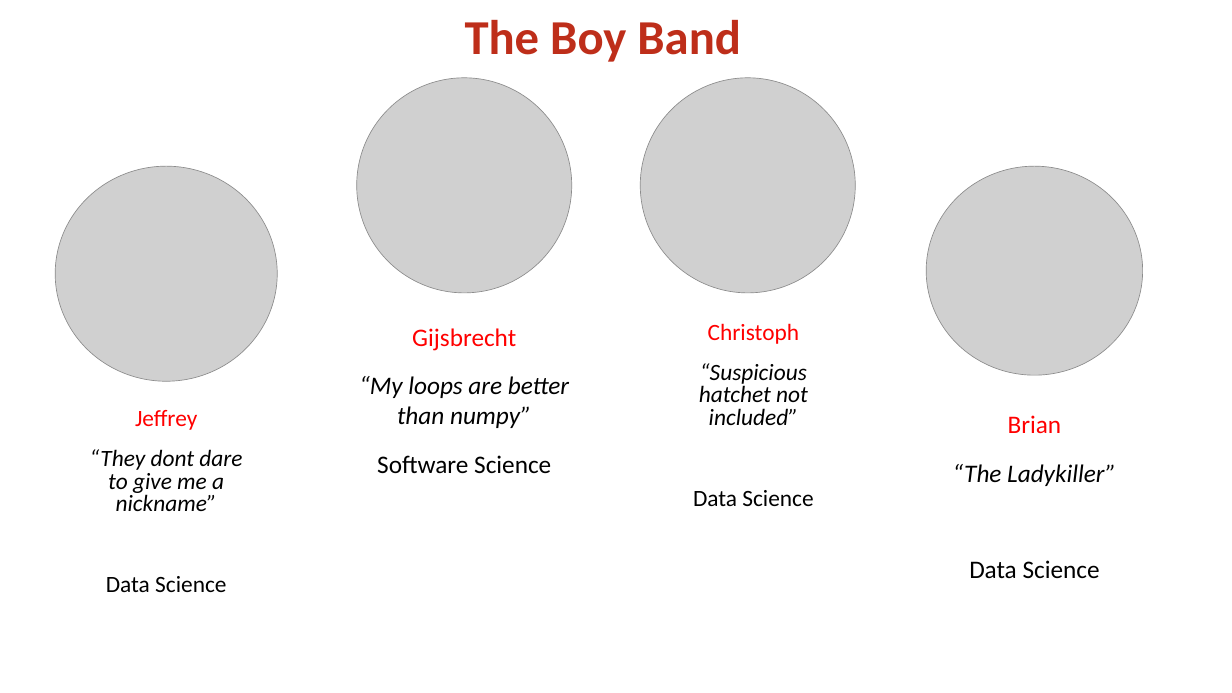
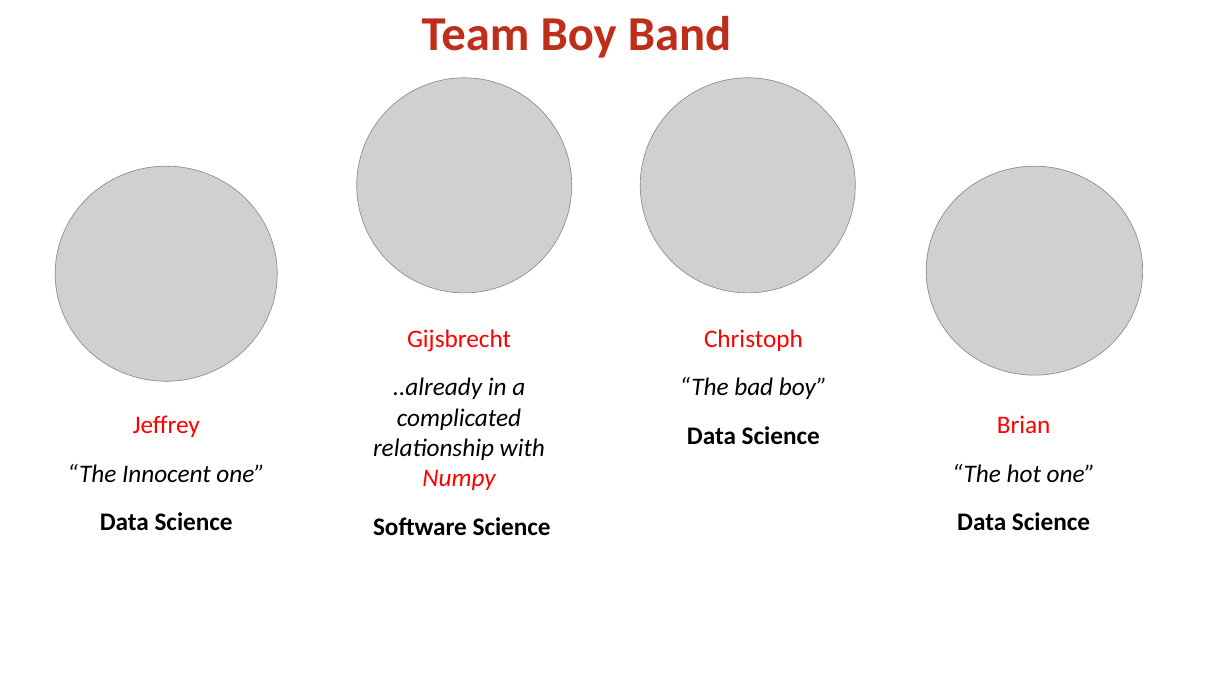
Before and after one commit to jeffluppes/ISMI2018, a slide deck: slide 2 of Project/Presentation/Mid_term_presentation.pptx. Drawn at 1232x693 pixels with LibreOffice and Linux fonts; fonts in the diff are those of the drawing; grey boxes stand for pictures; background and template pictures are left out. Boxes give left, top, right and bottom in pixels: in the first picture for what was removed or moved away, otherwise in the second. Text is boxed around its words. In the diff, an @@ line names an element or a change of style, - is before the commit and + after.

Commit message:
Updated presentation

```diff
--- a/Project/Presentation/Mid_term_presentation.pptx
+++ b/Project/Presentation/Mid_term_presentation.pptx
@@ title at bbox=[422, 16, 731, 58]: text changed @@
-The Boy Band
+Team Boy Band
@@ text "Christoph": place and size @@
-text "Christoph" at bbox=[693, 323, 813, 506]
+text "Christoph" at bbox=[680, 329, 827, 445]
@@ text at bbox=[687, 329, 820, 445]: size 25.9 to 28 pt in "Christoph", "Data Science"; bold on in "Data Science"; line spacing 0.8 to 1 @@
@@ text at bbox=[373, 377, 545, 490]: text changed @@
-“My loops are better than numpy”
+..already in a complicated relationship with Numpy
@@ text at bbox=[680, 377, 827, 399]: text changed; size 25.9 to 28 pt @@
-“Suspicious hatchet not included”
+“The bad boy”
@@ text "Jeffrey": place and size @@
-text "Jeffrey" at bbox=[90, 410, 242, 592]
+text "Jeffrey" at bbox=[67, 464, 265, 531]
@@ text at bbox=[67, 464, 265, 482]: text changed; size 25.9 to 28 pt @@
-“They dont dare to give me a nickname”
+“The Innocent one”
@@ text at bbox=[952, 464, 1095, 482]: text changed @@
-“The Ladykiller”
+“The hot one”
@@ text at bbox=[100, 512, 233, 531]: size 25.9 to 28 pt in "Jeffrey", "Data Science"; bold on in "Data Science"; line spacing 0.8 to 1 @@
@@ text at bbox=[373, 517, 551, 536]: bold on in "Software Science" @@
@@ text at bbox=[957, 512, 1090, 531]: bold on in "Data Science" @@
```
Also in this commit, not shown: 8 other slides changed.
